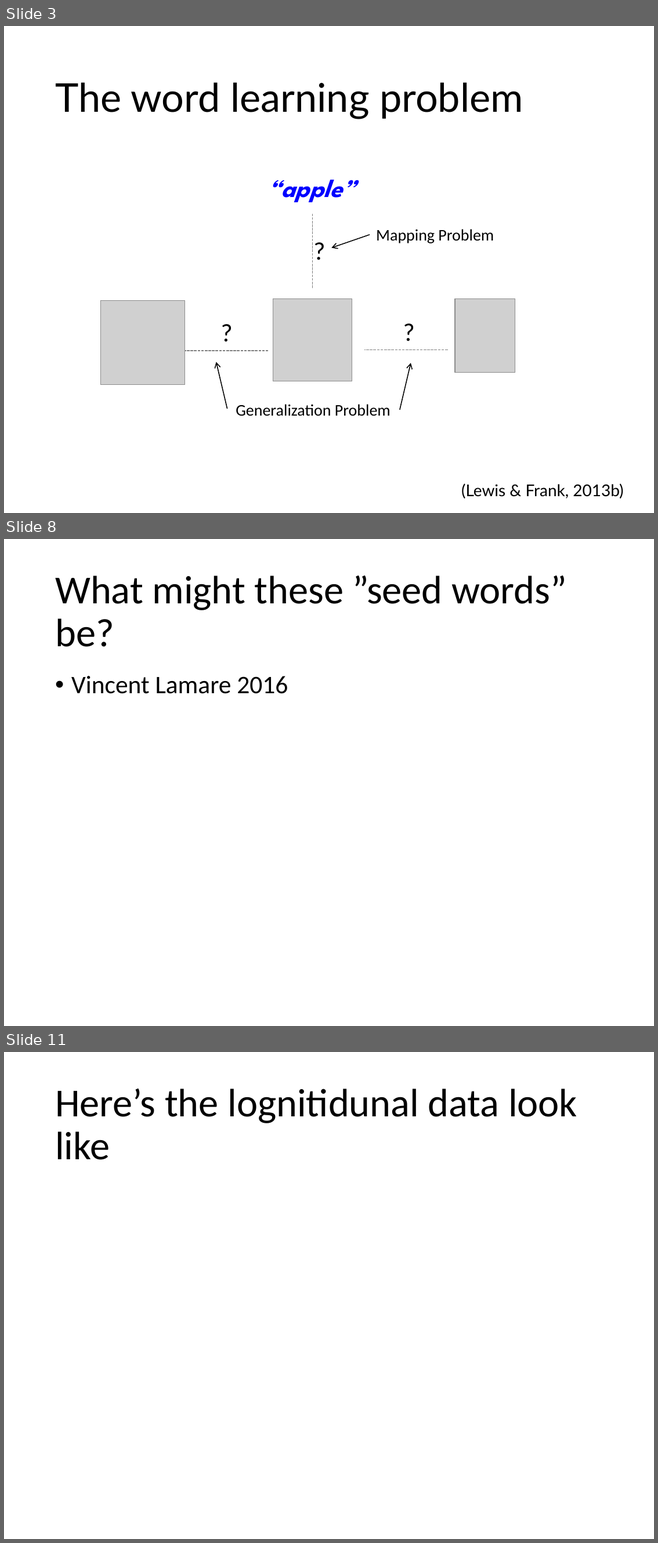
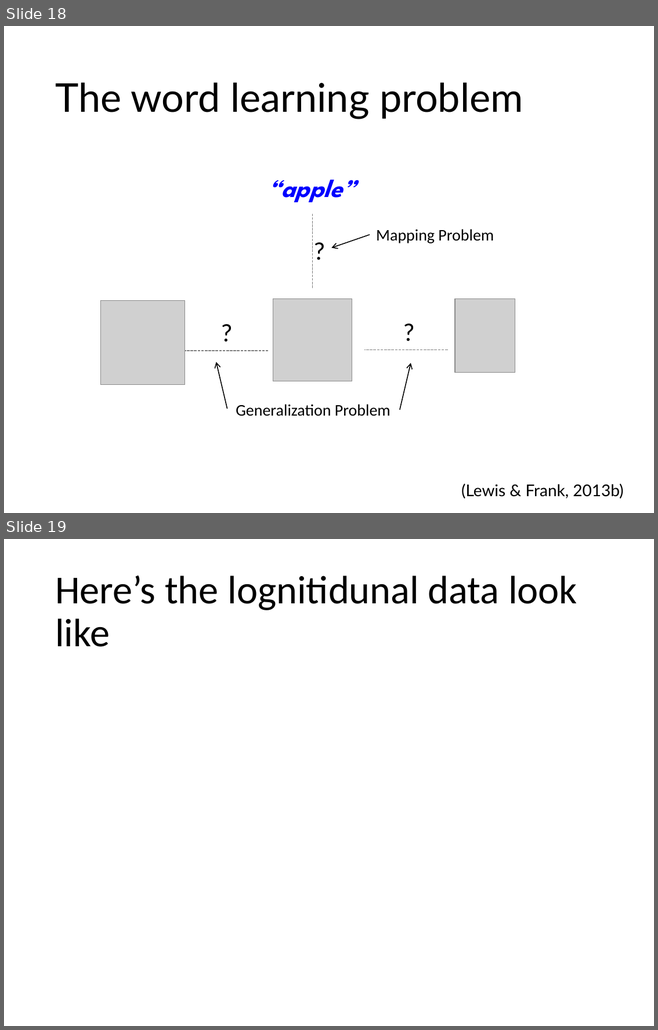
Before and after one commit to nbeckage/VOCAB_SEEDS, a slide deck: talks/lupyan_lab_3_8_18.pptx. Shown one above the other, each under a label of ours: slides 3, 8 and 11 before the commit, slides 18 and 19 after it; the slides between them are not shown. The pictures are 658x1543 and 658x1030 pixels, drawn with LibreOffice and Linux fonts; fonts in the diff are those of the drawing; grey boxes stand for pictures. Boxes give left, top, right and bottom in pixels: in the first picture for what was removed or moved away, otherwise in the second. Text is boxed around its words. In the diff, an @@ line names an element or a change of style, - is before the commit and + after.

```diff
--- a/talks/lupyan_lab_3_8_18.pptx
+++ b/talks/lupyan_lab_3_8_18.pptx
@@ slide 8 removed at bbox=[4, 539, 654, 1026], background #FFFFFF @@
@@ title removed at bbox=[55, 576, 567, 647] @@
-What might these ”seed words” be?
@@ text removed at bbox=[71, 676, 288, 694] @@
-• Vincent Lamare 2016
@@ what was slide 3 is now slide 18 @@
@@ what was slide 11 is now slide 19 @@
```
Also in this commit, not shown: 6 slides changed, 10 slides added, 1 other slide removed, 17 other files.
